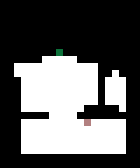
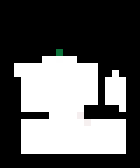
Layers edited between the first and the second 140 × 168 image:
painted on "Background" over [77, 112, 91, 126]
